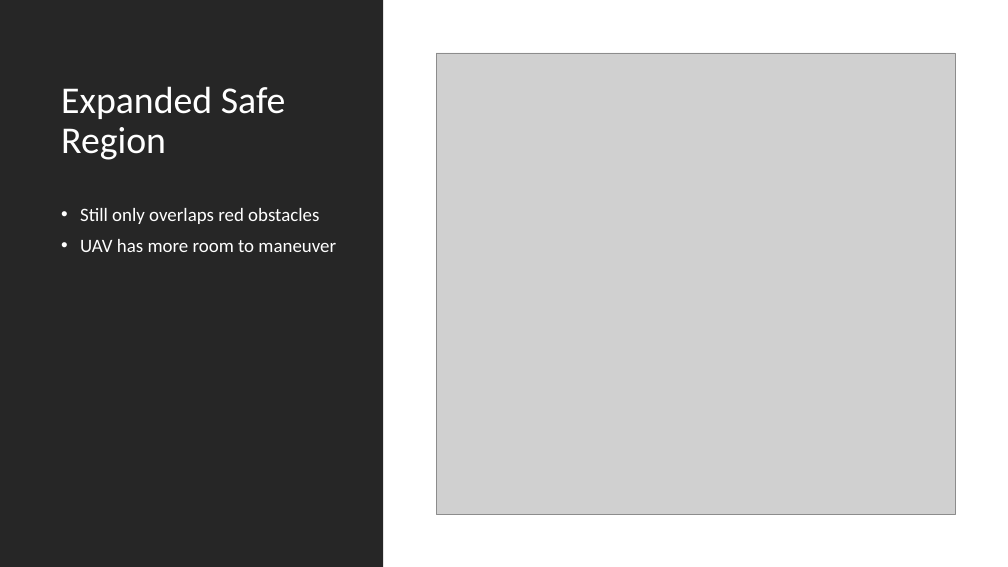
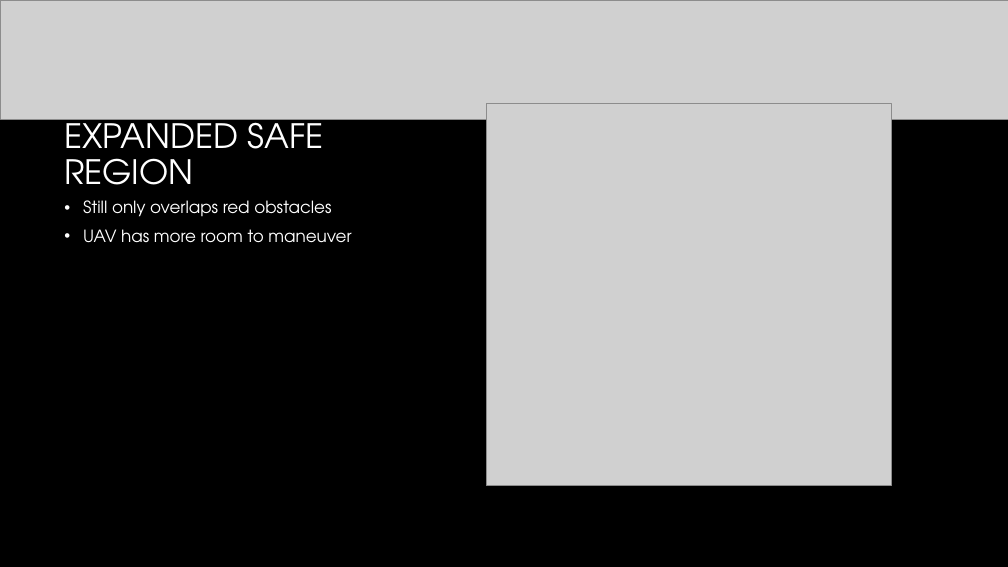
Before and after one commit to jdewaen/PathPlanner, a slide deck: slide 62 of report/final-presentation.pptx (slide 59 before the commit). Drawn at 1008x567 pixels with LibreOffice and Linux fonts; fonts in the diff are those of the drawing; grey boxes stand for pictures; background and template pictures are left out. Boxes give left, top, right and bottom in pixels: in the first picture for what was removed or moved away, otherwise in the second. Text is boxed around its words. In the diff, an @@ line names an element or a change of style, - is before the commit and + after.

```diff
--- a/report/final-presentation.pptx
+++ b/report/final-presentation.pptx
@@ background #FFFFFF to #000000 @@
@@ rectangle removed at <box>0,0,383,567</box> @@
@@ picture added at <box>0,0,1008,119</box> @@
@@ title "EXPANDED SAFE REGION" at <box>64,112,324,201</box>: vertical alignment middle to bottom @@
@@ title at <box>64,112,324,201</box>: text changed; size 36 to 32 pt; font Calibri to TeX Gyre Adventor @@
-Expanded Safe Region
+EXPANDED SAFE REGION
@@ picture: place and size @@
-picture at <box>436,53,955,514</box>
+picture at <box>486,104,892,485</box>
@@ text "Still only overlaps red obstacles" at <box>83,200,351,243</box>: size 18 to 16 pt, font Calibri to TeX Gyre Adventor @@
```
Also in this commit, not shown: 70 other slides changed, 14 slides added, 10 slides removed, 12 other files.
